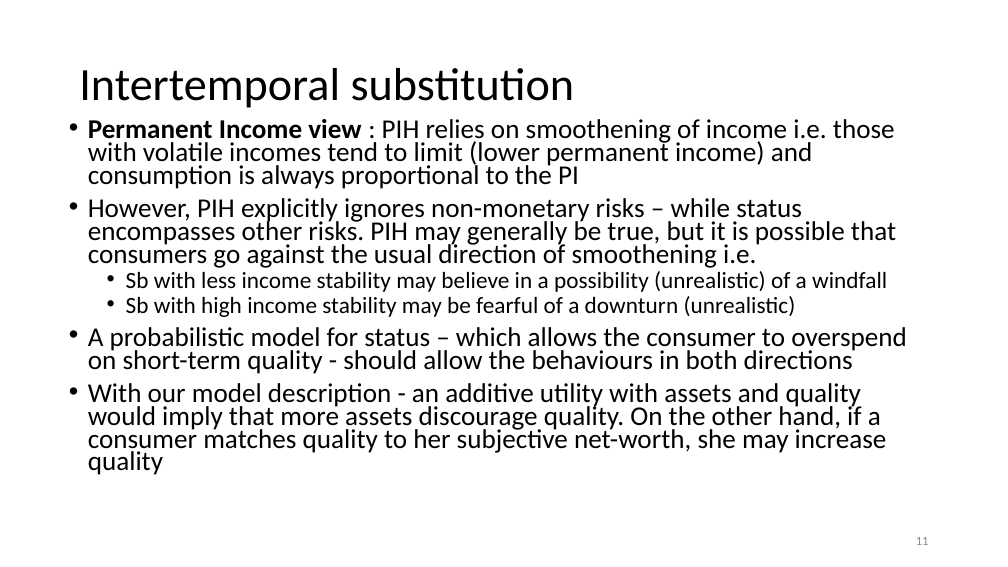
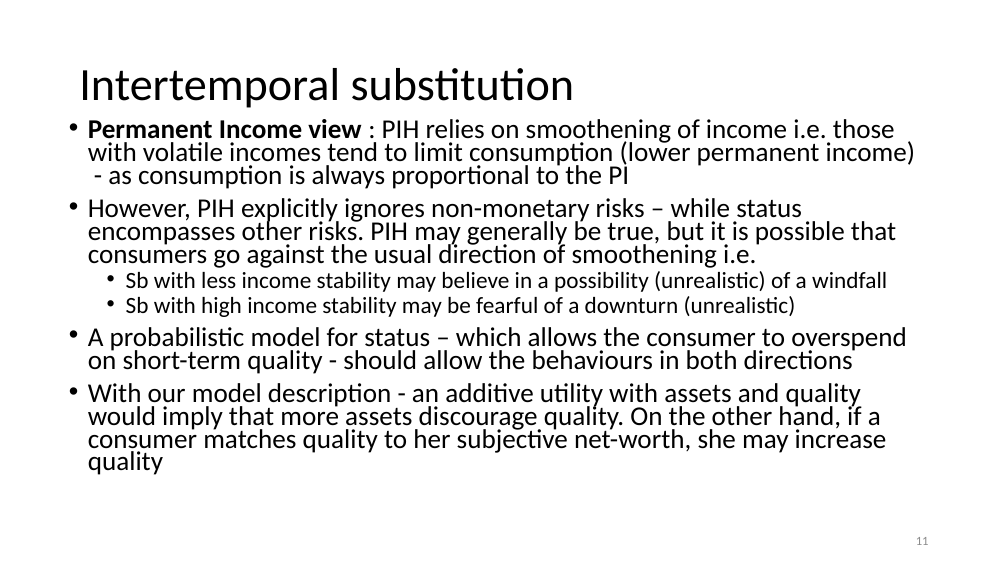
Before and after one commit to anuragr81/research, a slide deck: slide 11 of consumption/presentationFeb2020.pptx. Drawn at 1008x567 pixels with LibreOffice and Linux fonts; fonts in the diff are those of the drawing; background and template pictures are left out. Boxes give left, top, right and bottom in pixels: in the first picture for what was removed or moved away, otherwise in the second. Text is boxed around its words. In the diff, an @@ line names an element or a change of style, - is before the commit and + after.

Commit message:
Adding presentation for Feb 13, 2020.

```diff
--- a/consumption/presentationFeb2020.pptx
+++ b/consumption/presentationFeb2020.pptx
@@ text at (x1=88, y1=119, x2=916, y2=189): text changed @@
-• Permanent Income view : PIH relies on smoothening of income i.e. those with volatile incomes tend to limit (lower permanent income) and consumption is always proportional to the PI
+• Permanent Income view : PIH relies on smoothening of income i.e. those with volatile incomes tend to limit consumption (lower permanent income) - as consumption is always proportional to the PI
```
Also in this commit, not shown: 2 other slides changed, 1 other file.
